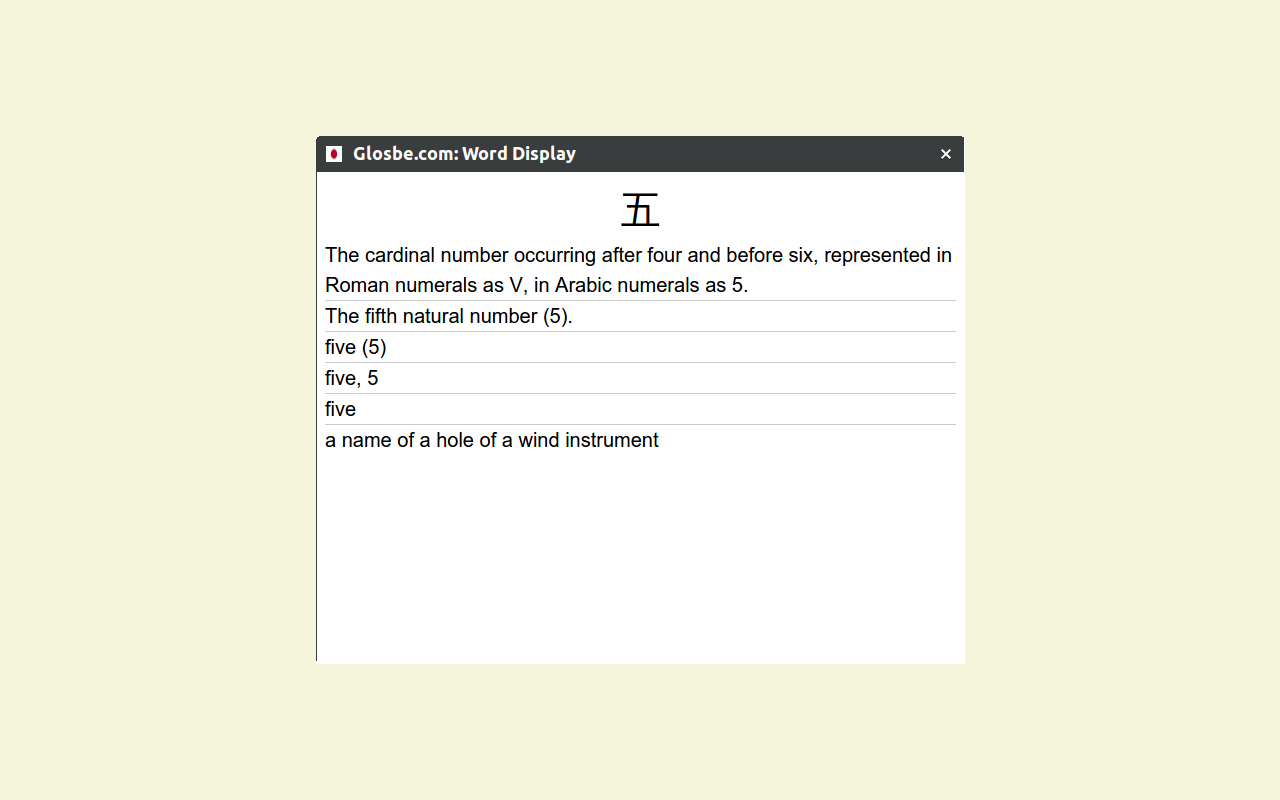
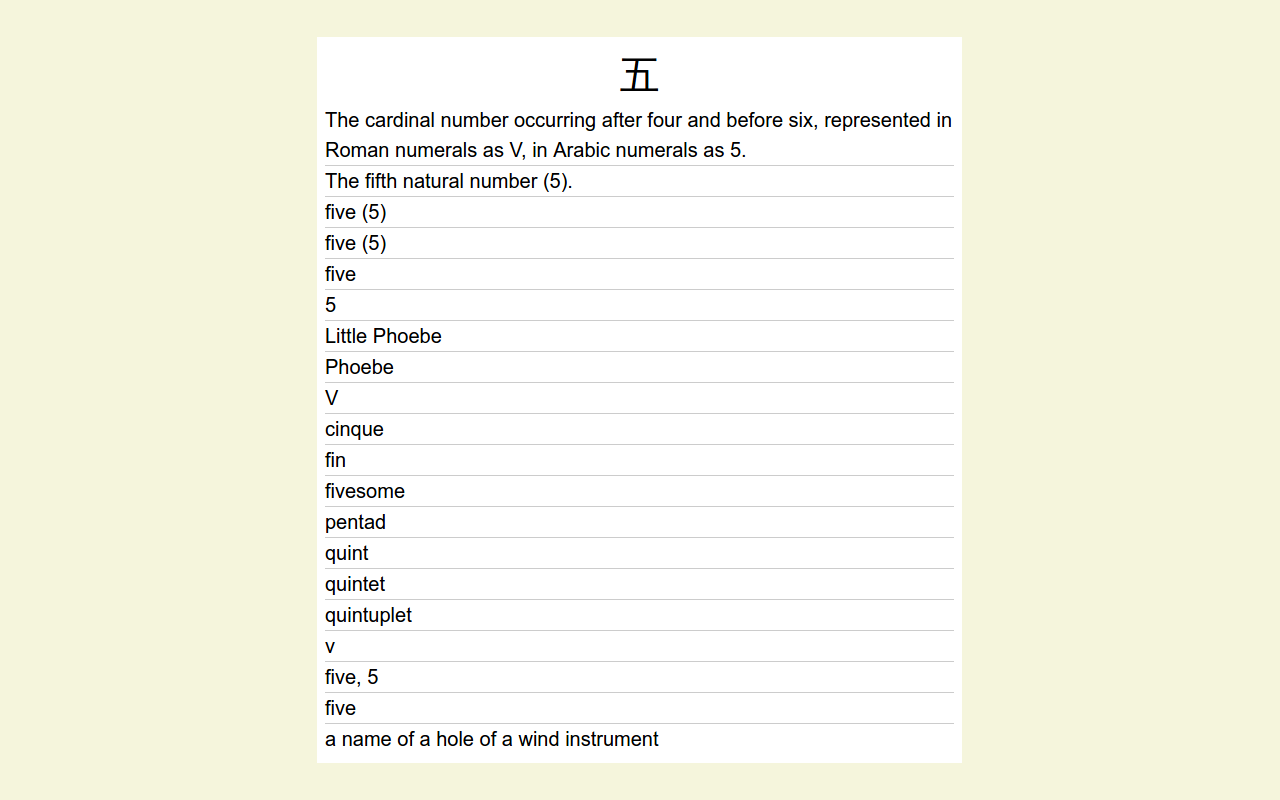
Layers edited between the first and the second 1280x800 image:
renamed "Layer" to "Pasted Layer", moved it above "Background", painted on it over [316, 37, 965, 763]
renamed "Screenshot from 2015-12-05 15:58:12.png" to "Background", painted on it over [316, 37, 965, 763]
